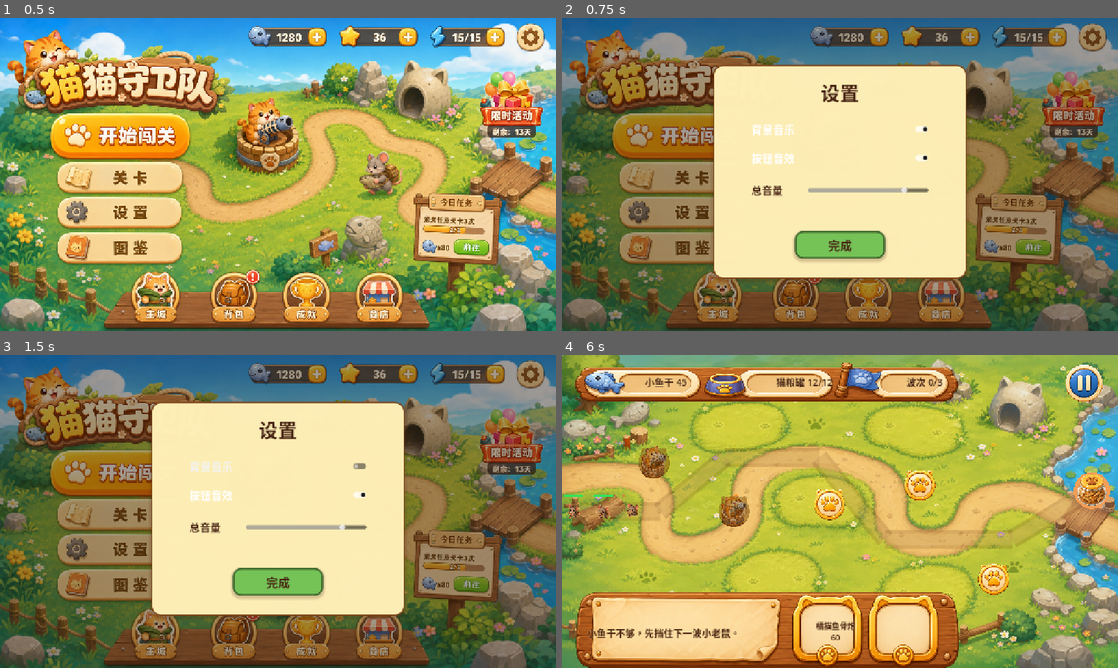
Above: before the commit, frames 1-4 (two rows, left to right).
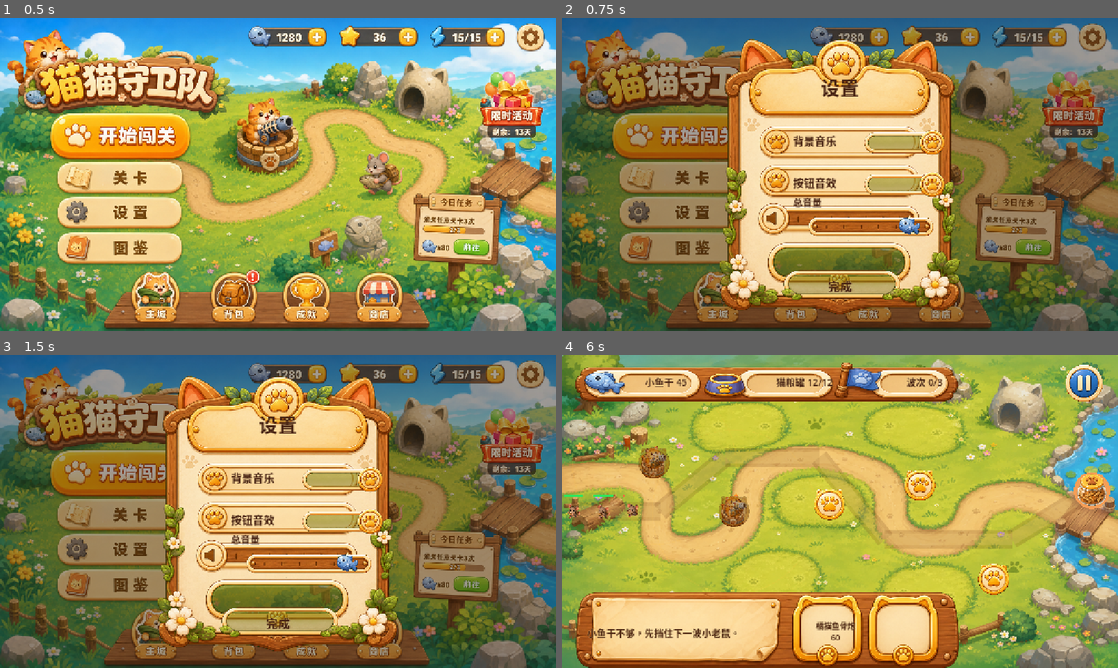
Above: after the commit, the same moments.

Repository: zhaokera/MeowDefense
Game: Godot game, scene res://scenes/main.tscn
Two runs of this game, one before a commit and one after it. Both use one fixed random seed, a clock stepped at 60 frames per second and the inputs below.
Inputs (mouse positions are in pixels of both pictures, inside the frame that each line leads up to):
- Up to frame 1 (0.5 s): no input
- Up to frame 2 (0.75 s): click (689, 237) at 0.5 s
- Up to frame 3 (1.5 s): click (278, 467) at 1.25 s, where only the run before the commit has a clickable "背景音乐"
- Up to frame 4 (6 s): click "完成" at 2 s; click (701, 489) at 2.75 s; click (684, 464) at 3.5 s; click (656, 461) at 4.25 s; click (734, 511) at 5 s; click (828, 505) at 5.75 s

Frame 1 is identical in both runs. In frame 2, 29% of the frame differs, in the area x 27-73%, y 6-95%; in frame 3, 29%; in frame 4, less than 0.1%.

Commit message:
Restore settings overlay with Image2 assets

Diff:
--- a/assets/generated/assets_manifest.json
+++ b/assets/generated/assets_manifest.json
@@ -147,6 +147,46 @@
       "prompt_summary": "Cropped Image2 red quit button frame with transparent background."
     },
     {
+      "id": "settings_overlay_design_reference",
+      "path": "res://assets/generated/ui/settings_overlay_design_reference.png",
+      "prompt_summary": "Image2 full-screen settings overlay design reference used to restore the shared settings dialog."
+    },
+    {
+      "id": "settings_overlay_asset_sheet_source",
+      "path": "res://assets/generated/ui/settings_overlay_asset_sheet_source.png",
+      "prompt_summary": "Image2 chroma-key settings asset sheet used to derive transparent panel, toggles, slider, knob, and confirm button textures."
+    },
+    {
+      "id": "settings_overlay_panel",
+      "path": "res://assets/generated/ui/settings_overlay_panel.png",
+      "prompt_summary": "Cropped Image2 cat-ear settings panel with transparent background."
+    },
+    {
+      "id": "settings_toggle_on",
+      "path": "res://assets/generated/ui/settings_toggle_on.png",
+      "prompt_summary": "Cropped Image2 green on-toggle frame with transparent background."
+    },
+    {
+      "id": "settings_toggle_off",
+      "path": "res://assets/generated/ui/settings_toggle_off.png",
+      "prompt_summary": "Cropped Image2 cream off-toggle frame with transparent background."
+    },
+    {
+      "id": "settings_slider_track",
+      "path": "res://assets/generated/ui/settings_slider_track.png",
+      "prompt_summary": "Cropped Image2 wooden volume slider track with transparent background."
+    },
+    {
+      "id": "settings_slider_knob",
+      "path": "res://assets/generated/ui/settings_slider_knob.png",
+      "prompt_summary": "Cropped Image2 fish-shaped volume slider knob with transparent background."
+    },
+    {
+      "id": "settings_close_button",
+      "path": "res://assets/generated/ui/settings_close_button.png",
+      "prompt_summary": "Cropped Image2 green settings confirm button with transparent background."
+    },
+    {
       "id": "level_001_thumb",
       "path": "res://assets/generated/ui/level_001_thumb.png",
       "prompt_summary": "Level 1 thumbnail copied from the Image2 meadow background."
--- a/scripts/app/main.gd
+++ b/scripts/app/main.gd
@@ -4,6 +4,12 @@
 const LEVEL_BACKGROUND := preload("res://assets/generated/backgrounds/level_001_meadow.png")
 const MAIN_MENU_DESIGN := preload("res://assets/generated/ui/main_menu_design_reference.png")
 const LEVEL_SELECT_DESIGN := preload("res://assets/generated/ui/level_select_design_reference.png")
+const SETTINGS_OVERLAY_PANEL := preload("res://assets/generated/ui/settings_overlay_panel.png")
+const SETTINGS_TOGGLE_ON := preload("res://assets/generated/ui/settings_toggle_on.png")
+const SETTINGS_TOGGLE_OFF := preload("res://assets/generated/ui/settings_toggle_off.png")
+const SETTINGS_SLIDER_TRACK := preload("res://assets/generated/ui/settings_slider_track.png")
+const SETTINGS_SLIDER_KNOB := preload("res://assets/generated/ui/settings_slider_knob.png")
+const SETTINGS_CLOSE_BUTTON := preload("res://assets/generated/ui/settings_close_button.png")
 const CAT_TOWER_TEXTURE := preload("res://assets/generated/towers/orange_cat_tower.png")
 const MOUSE_TEXTURE := preload("res://assets/generated/enemies/mouse_basic.png")
 const FISH_BASE_TEXTURE := preload("res://assets/generated/bases/fish_base.png")
@@ -201,32 +207,58 @@
 	var overlay: Control = _overlay("SettingsOverlay")
 	parent.add_child(overlay)
 
-	var panel: Panel = _panel("SettingsPanel", Vector2(348, 108), Vector2(584, 492), Color(1.0, 0.94, 0.72, 0.98), Color(0.50, 0.28, 0.11), 22)
+	var panel: TextureRect = _ui_texture_rect("SettingsDesignPanel", SETTINGS_OVERLAY_PANEL, Vector2(340, 34), Vector2(600, 660))
 	overlay.add_child(panel)
-	panel.add_child(_label("SettingsTitle", "设置", Vector2(42, 30), Vector2(500, 60), 44, INK, HORIZONTAL_ALIGNMENT_CENTER))
-
-	var music_toggle: CheckButton = _toggle("MusicToggle", "背景音乐", Vector2(82, 124), _music_enabled)
-	music_toggle.toggled.connect(func(enabled: bool) -> void: _music_enabled = enabled)
-	panel.add_child(music_toggle)
-
-	var effects_toggle: CheckButton = _toggle("EffectsToggle", "按钮音效", Vector2(82, 190), _effects_enabled)
-	effects_toggle.toggled.connect(func(enabled: bool) -> void: _effects_enabled = enabled)
-	panel.add_child(effects_toggle)
-
-	panel.add_child(_label("VolumeLabel", "总音量", Vector2(88, 270), Vector2(132, 36), 24, INK, HORIZONTAL_ALIGNMENT_LEFT))
+	overlay.add_child(_label("SettingsTitle", "设置", Vector2(426, 126), Vector2(428, 58), 44, INK, HORIZONTAL_ALIGNMENT_CENTER))
+	overlay.add_child(_label("MusicLabel", "背景音乐", Vector2(532, 260), Vector2(142, 46), 25, INK, HORIZONTAL_ALIGNMENT_LEFT))
+	overlay.add_child(_label("EffectsLabel", "按钮音效", Vector2(532, 356), Vector2(142, 46), 25, INK, HORIZONTAL_ALIGNMENT_LEFT))
+	overlay.add_child(_label("VolumeLabel", "总音量", Vector2(532, 406), Vector2(118, 34), 22, INK, HORIZONTAL_ALIGNMENT_LEFT))
+
+	var music_frame: TextureRect = _ui_texture_rect("SettingsMusicToggleFrame", SETTINGS_TOGGLE_ON if _music_enabled else SETTINGS_TOGGLE_OFF, Vector2(680, 248), Vector2(216, 74))
+	overlay.add_child(music_frame)
+	var music_toggle: CheckButton = _invisible_toggle("MusicToggle", Rect2(music_frame.position, music_frame.size), _music_enabled)
+	music_toggle.toggled.connect(func(enabled: bool) -> void:
+		_music_enabled = enabled
+		music_frame.texture = SETTINGS_TOGGLE_ON if enabled else SETTINGS_TOGGLE_OFF
+		_pulse_control(music_frame)
+	)
+	overlay.add_child(music_toggle)
+
+	var effects_frame: TextureRect = _ui_texture_rect("SettingsEffectsToggleFrame", SETTINGS_TOGGLE_ON if _effects_enabled else SETTINGS_TOGGLE_OFF, Vector2(680, 344), Vector2(216, 74))
+	overlay.add_child(effects_frame)
+	var effects_toggle: CheckButton = _invisible_toggle("EffectsToggle", Rect2(effects_frame.position, effects_frame.size), _effects_enabled)
+	effects_toggle.toggled.connect(func(enabled: bool) -> void:
+		_effects_enabled = enabled
+		effects_frame.texture = SETTINGS_TOGGLE_ON if enabled else SETTINGS_TOGGLE_OFF
+		_pulse_control(effects_frame)
+	)
+	overlay.add_child(effects_toggle)
+
+	var slider_frame: TextureRect = _ui_texture_rect("SettingsVolumeSliderFrame", SETTINGS_SLIDER_TRACK, Vector2(558, 448), Vector2(310, 64))
+	overlay.add_child(slider_frame)
+	var slider_knob: TextureRect = _ui_texture_rect("SettingsVolumeKnobFrame", SETTINGS_SLIDER_KNOB, Vector2.ZERO, Vector2(70, 54))
+	overlay.add_child(slider_knob)
 	var slider: HSlider = HSlider.new()
 	slider.name = "VolumeSlider"
-	slider.position = Vector2(218, 270)
-	slider.size = Vector2(278, 36)
+	slider.position = Vector2(580, 446)
+	slider.size = Vector2(268, 68)
 	slider.min_value = 0.0
 	slider.max_value = 100.0
 	slider.value = _volume
-	slider.value_changed.connect(func(value: float) -> void: _volume = value)
-	panel.add_child(slider)
-
-	var close_button: Button = _button("CloseSettingsButton", "完成", Vector2(188, 382), Vector2(208, 64), GREEN, 27)
+	slider.modulate = Color(1.0, 1.0, 1.0, 0.0)
+	_position_settings_slider_knob(slider_knob, slider)
+	slider.value_changed.connect(func(value: float) -> void:
+		_volume = value
+		_position_settings_slider_knob(slider_knob, slider)
+	)
+	overlay.add_child(slider)
+
+	var close_frame: TextureRect = _ui_texture_rect("SettingsCloseFrame", SETTINGS_CLOSE_BUTTON, Vector2(474, 570), Vector2(332, 92))
+	overlay.add_child(close_frame)
+	var close_button: Button = _transparent_text_button("CloseSettingsButton", "完成", Rect2(close_frame.position, close_frame.size), 28)
+	_attach_button_feedback(close_button, close_frame)
 	close_button.pressed.connect(func() -> void: overlay.queue_free())
-	panel.add_child(close_button)
+	overlay.add_child(close_button)
 
 
 func _show_album_overlay(parent: Node) -> void:
@@ -378,6 +410,19 @@
 	return screen
 
 
+func _ui_texture_rect(node_name: String, texture: Texture2D, position: Vector2, size: Vector2) -> TextureRect:
+	var rect: TextureRect = TextureRect.new()
+	rect.name = node_name
+	rect.expand_mode = TextureRect.EXPAND_IGNORE_SIZE
+	rect.stretch_mode = TextureRect.STRETCH_SCALE
+	rect.texture = texture
+	rect.position = position
+	rect.custom_minimum_size = size
+	rect.size = size
+	rect.mouse_filter = Control.MOUSE_FILTER_IGNORE
+	return rect
+
+
 func _hotspot_button(button_name: String, position: Vector2, size: Vector2, tooltip: String) -> Button:
 	var button: Button = Button.new()
 	button.name = button_name
@@ -391,6 +436,60 @@
 	button.add_theme_stylebox_override("pressed", _transparent_style())
 	button.add_theme_stylebox_override("disabled", _transparent_style())
 	return button
+
+
+func _invisible_toggle(toggle_name: String, rect: Rect2, enabled: bool) -> CheckButton:
+	var toggle: CheckButton = CheckButton.new()
+	toggle.name = toggle_name
+	toggle.text = ""
+	toggle.button_pressed = enabled
+	toggle.position = rect.position
+	toggle.size = rect.size
+	toggle.focus_mode = Control.FOCUS_NONE
+	toggle.modulate = Color(1.0, 1.0, 1.0, 0.0)
+	return toggle
+
+
+func _transparent_text_button(button_name: String, text: String, rect: Rect2, font_size: int) -> Button:
+	var button: Button = _hotspot_button(button_name, rect.position, rect.size, text)
+	button.text = text
+	button.clip_text = true
+	button.add_theme_font_size_override("font_size", font_size)
+	button.add_theme_color_override("font_color", INK)
+	button.add_theme_color_override("font_hover_color", INK)
+	button.add_theme_color_override("font_pressed_color", Color(0.18, 0.08, 0.04))
+	button.add_theme_color_override("font_outline_color", Color(1.0, 0.92, 0.66, 0.88))
+	button.add_theme_constant_override("outline_size", 3)
+	return button
+
+
+func _attach_button_feedback(button: Button, target: Control) -> void:
+	target.pivot_offset = target.size * 0.5
+	button.mouse_entered.connect(func() -> void: _scale_control(target, 1.04, 0.08))
+	button.mouse_exited.connect(func() -> void: _scale_control(target, 1.0, 0.10))
+	button.button_down.connect(func() -> void: _scale_control(target, 0.95, 0.05))
+	button.button_up.connect(func() -> void: _scale_control(target, 1.0, 0.08))
+
+
+func _pulse_control(target: Control) -> void:
+	_scale_control(target, 1.06, 0.06)
+	var tween: Tween = create_tween()
+	tween.tween_property(target, "scale", Vector2.ONE, 0.10).set_trans(Tween.TRANS_BACK).set_ease(Tween.EASE_OUT)
+
+
+func _scale_control(target: Control, scale_value: float, duration: float) -> void:
+	if target == null or not is_instance_valid(target):
+		return
+	target.pivot_offset = target.size * 0.5
+	var tween: Tween = create_tween()
+	tween.tween_property(target, "scale", Vector2(scale_value, scale_value), duration).set_trans(Tween.TRANS_BACK).set_ease(Tween.EASE_OUT)
+
+
+func _position_settings_slider_knob(knob: TextureRect, slider: HSlider) -> void:
+	var ratio: float = float(slider.value - slider.min_value) / max(1.0, float(slider.max_value - slider.min_value))
+	var x: float = slider.position.x + ratio * slider.size.x - knob.size.x * 0.5
+	var y: float = slider.position.y + (slider.size.y - knob.size.y) * 0.5
+	knob.position = Vector2(x, y)
 
 
 func _overlay(overlay_name: String) -> Control:
--- /dev/null
+++ b/tests/capture_settings_overlay.gd
@@ -0,0 +1,48 @@
+extends SceneTree
+
+const OUT_PATH := "/Users/zhaok/cat/artifacts/settings_overlay.png"
+
+
+func _init() -> void:
+	call_deferred("_run")
+
+
+func _run() -> void:
+	var scene: PackedScene = load("res://scenes/main.tscn")
+	var instance: Node = scene.instantiate()
+	root.add_child(instance)
+	await process_frame
+	await process_frame
+	var settings_button: Button = _find_by_name(instance, "SettingsButton") as Button
+	if settings_button != null:
+		settings_button.emit_signal("pressed")
+	await process_frame
+	await process_frame
+	var viewport_texture: ViewportTexture = root.get_texture()
+	if viewport_texture == null:
+		push_error("failed to read viewport texture")
+		quit(1)
+		return
+	var image: Image = viewport_texture.get_image()
+	if image == null:
+		push_error("failed to read viewport image")
+		quit(1)
+		return
+	var result: Error = image.save_png(OUT_PATH)
+	if result != OK:
+		push_error("failed to save screenshot: %s" % result)
+		quit(1)
+		return
+	print("CAPTURED %s" % OUT_PATH)
+	instance.queue_free()
+	quit(0)
+
+
+func _find_by_name(node: Node, node_name: String) -> Node:
+	if node.name == node_name:
+		return node
+	for child: Node in node.get_children():
+		var found: Node = _find_by_name(child, node_name)
+		if found != null:
+			return found
+	return null
--- a/tests/run_menu_tests.gd
+++ b/tests/run_menu_tests.gd
@@ -40,6 +40,7 @@
 		_assert_exists(instance, "MusicToggle", "settings should include a music toggle")
 		_assert_exists(instance, "EffectsToggle", "settings should include an effects toggle")
 		_assert_exists(instance, "VolumeSlider", "settings should include a volume slider")
+		_assert_settings_uses_image2_assets(instance)
 		var close_settings: Button = _assert_button(instance, "CloseSettingsButton", "settings should be closable")
 		if close_settings != null:
 			close_settings.emit_signal("pressed")
@@ -171,6 +172,25 @@
 	_assert_missing(root_node, "BottomNav", "level select should not rebuild bottom navigation with code panels")
 
 
+func _assert_settings_uses_image2_assets(root_node: Node) -> void:
+	var panel: TextureRect = _assert_texture_rect(root_node, "SettingsDesignPanel", "settings should use the Image2 panel asset")
+	if panel != null and panel.texture != null:
+		_assert_true(panel.texture.resource_path == "res://assets/generated/ui/settings_overlay_panel.png", "settings panel should render from the Image2 asset")
+	var music_toggle: TextureRect = _assert_texture_rect(root_node, "SettingsMusicToggleFrame", "settings music toggle should use an Image2 toggle asset")
+	if music_toggle != null and music_toggle.texture != null:
+		_assert_true(music_toggle.texture.resource_path == "res://assets/generated/ui/settings_toggle_on.png", "settings music toggle should render from the Image2 on-toggle asset")
+	var effects_toggle: TextureRect = _assert_texture_rect(root_node, "SettingsEffectsToggleFrame", "settings effects toggle should use an Image2 toggle asset")
+	if effects_toggle != null and effects_toggle.texture != null:
+		_assert_true(effects_toggle.texture.resource_path == "res://assets/generated/ui/settings_toggle_on.png", "settings effects toggle should render from the Image2 on-toggle asset")
+	var slider: TextureRect = _assert_texture_rect(root_node, "SettingsVolumeSliderFrame", "settings volume slider should use an Image2 slider asset")
+	if slider != null and slider.texture != null:
+		_assert_true(slider.texture.resource_path == "res://assets/generated/ui/settings_slider_track.png", "settings slider should render from the Image2 slider asset")
+	var close: TextureRect = _assert_texture_rect(root_node, "SettingsCloseFrame", "settings close button should use an Image2 button asset")
+	if close != null and close.texture != null:
+		_assert_true(close.texture.resource_path == "res://assets/generated/ui/settings_close_button.png", "settings close button should render from the Image2 button asset")
+	_assert_missing(root_node, "SettingsPanel", "settings should not render the old code-drawn panel")
+
+
 func _rect_contains(outer: Rect2, inner: Rect2) -> bool:
 	var inner_bottom_right: Vector2 = inner.position + inner.size - Vector2(0.1, 0.1)
 	return outer.has_point(inner.position) and outer.has_point(inner_bottom_right)
Binary file added: artifacts/settings_overlay.png
Binary file added: assets/generated/ui/settings_close_button.png
Not shown, added: assets/generated/ui/settings_close_button.png.import
Binary file added: assets/generated/ui/settings_overlay_asset_sheet_source.png
Not shown, added: assets/generated/ui/settings_overlay_asset_sheet_source.png.import
Binary file added: assets/generated/ui/settings_overlay_design_reference.png
Not shown, added: assets/generated/ui/settings_overlay_design_reference.png.import
Binary file added: assets/generated/ui/settings_overlay_panel.png
Not shown, added: assets/generated/ui/settings_overlay_panel.png.import
Binary file added: assets/generated/ui/settings_slider_knob.png
Not shown, added: assets/generated/ui/settings_slider_knob.png.import
Binary file added: assets/generated/ui/settings_slider_track.png
(and 8 more such lines)
